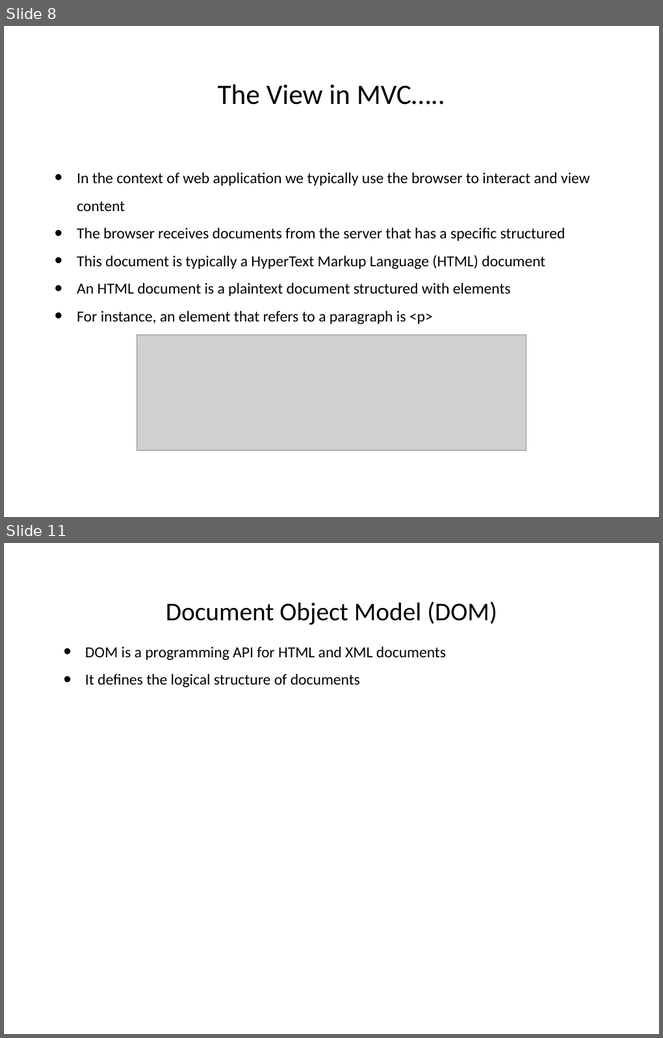
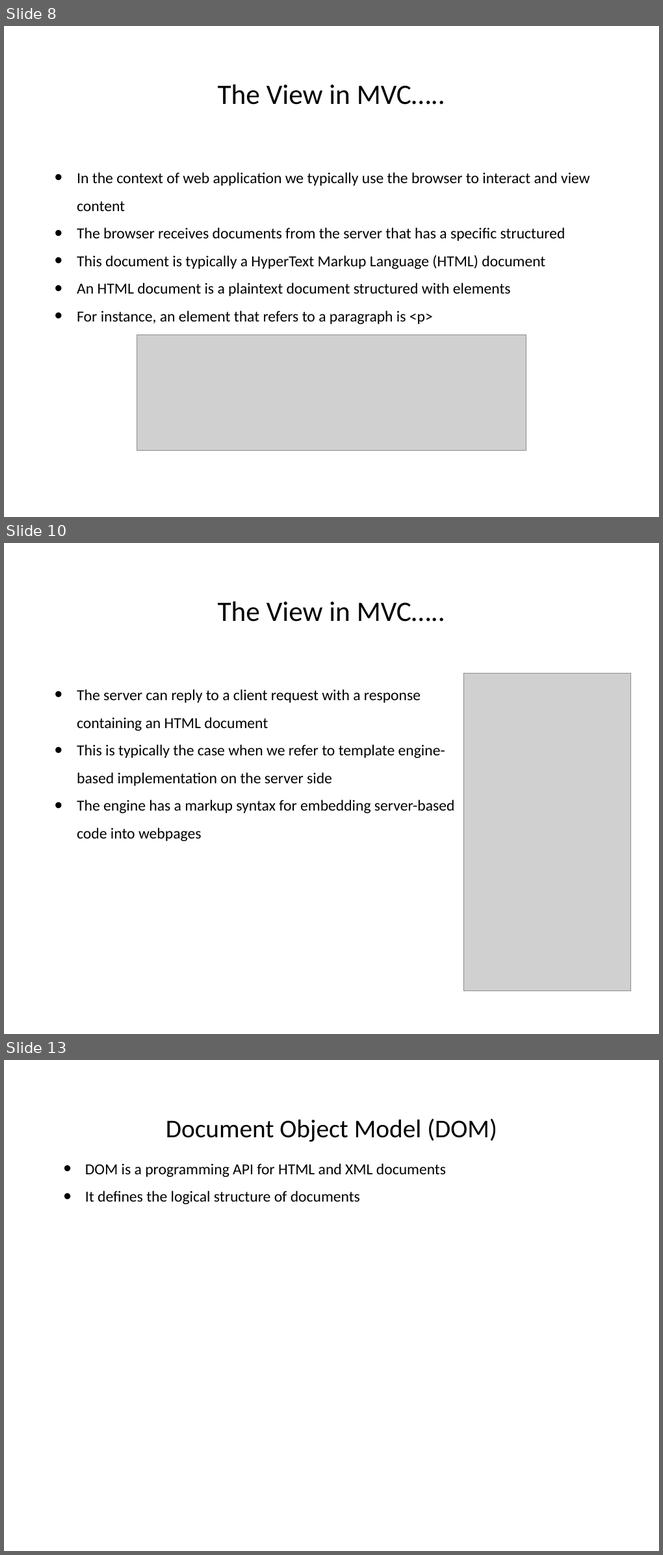
Before and after one commit to hogeschool/Development--Web, a slide deck: Lesson4/lesson4.pptx. Shown one above the other, each under a label of ours: slides 8 and 11 before the commit, slides 8, 10 and 13 after it; the slides between them are not shown. The pictures are 663x1038 and 663x1555 pixels, drawn with LibreOffice and Linux fonts; fonts in the diff are those of the drawing; grey boxes stand for pictures. Boxes give left, top, right and bottom in pixels: in the first picture for what was removed or moved away, otherwise in the second. Text is boxed around its words. In the diff, an @@ line names an element or a change of style, - is before the commit and + after.

```diff
--- a/Lesson4/lesson4.pptx
+++ b/Lesson4/lesson4.pptx
@@ slide 10 added at (x1=4, y1=543, x2=659, y2=1034), background #FFFFFF @@
@@ title added at (x1=218, y1=601, x2=445, y2=622), 44 pt, text #000000 @@
+The View in MVC…..
@@ picture added at (x1=464, y1=674, x2=631, y2=991) @@
@@ text added at (x1=77, y1=689, x2=455, y2=841), 24 pt, text #000000 @@
+• The server can reply to a client request with a response containing an HTML document
+• This is typically the case when we refer to template engine-based implementation on the server side
+• The engine has a markup syntax for embedding server-based code into webpages
@@ what was slide 11 is now slide 13 @@
```
Also in this commit, not shown: 11 slides changed, 1 other slide added, 1 other file.
